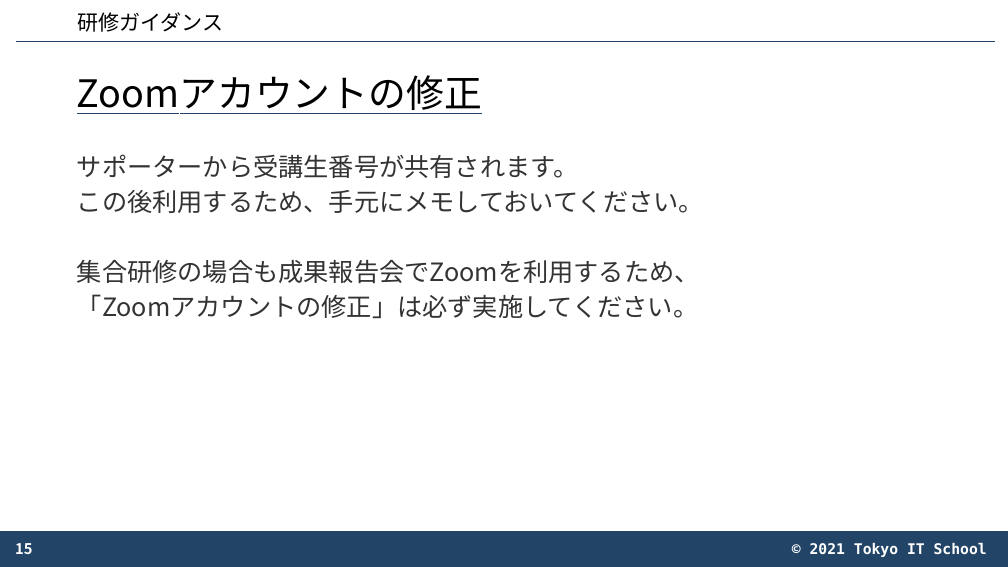
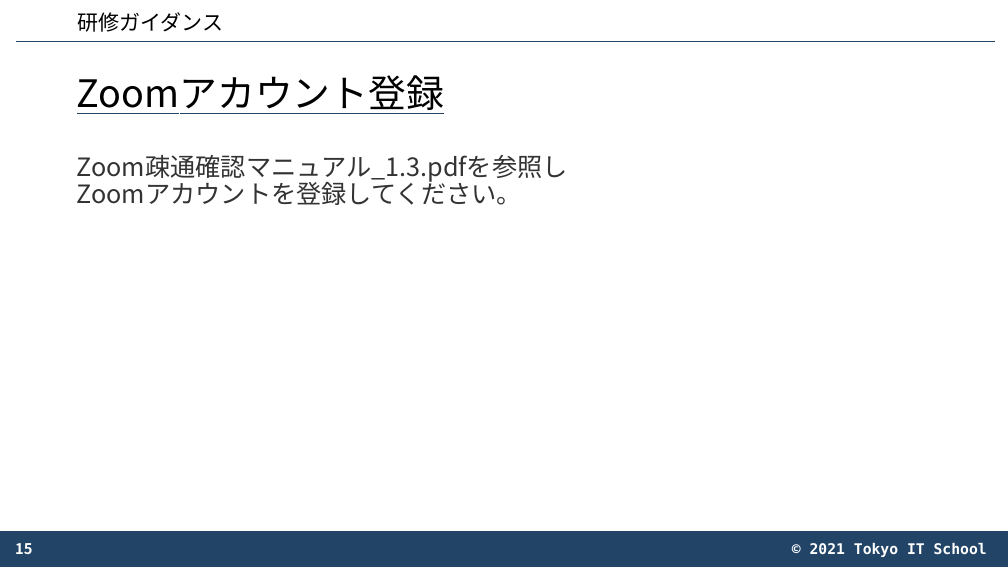
Before and after one commit to create0stance/2023FILE, a slide deck: slide 15 of 01_講義/プレ研修/002_4_6_IT入門 - 1/01_研修ガイダンス/IT入門_研修ガイダンス_講義資料_1.0.3.pptx. Drawn at 1008x567 pixels with LibreOffice and Linux fonts; fonts in the diff are those of the drawing; background and template pictures are left out. Boxes give left, top, right and bottom in pixels: in the first picture for what was removed or moved away, otherwise in the second. Text is boxed around its words. In the diff, an @@ line names an element or a change of style, - is before the commit and + after.

```diff
--- a/01_講義/プレ研修/002_4_6_IT入門 - 1/01_研修ガイダンス/IT入門_研修ガイダンス_講義資料_1.0.3.pptx
+++ b/01_講義/プレ研修/002_4_6_IT入門 - 1/01_研修ガイダンス/IT入門_研修ガイダンス_講義資料_1.0.3.pptx
@@ title at (77,75,444,114): text changed @@
-Zoomアカウントの修正
+Zoomアカウント登録
@@ text at (77,155,568,205): text changed @@
-サポーターから受講生番号が共有されます。
-この後利用するため、手元にメモしておいてください。
-集合研修の場合も成果報告会でZoomを利用するため、
-「Zoomアカウントの修正」は必ず実施してください。
+Zoom疎通確認マニュアル_1.3.pdfを参照しZoomアカウントを登録してください。
```
Also in this commit, not shown: 4 other slides changed, 1 slide added, 1 slide removed, 19 other files.
